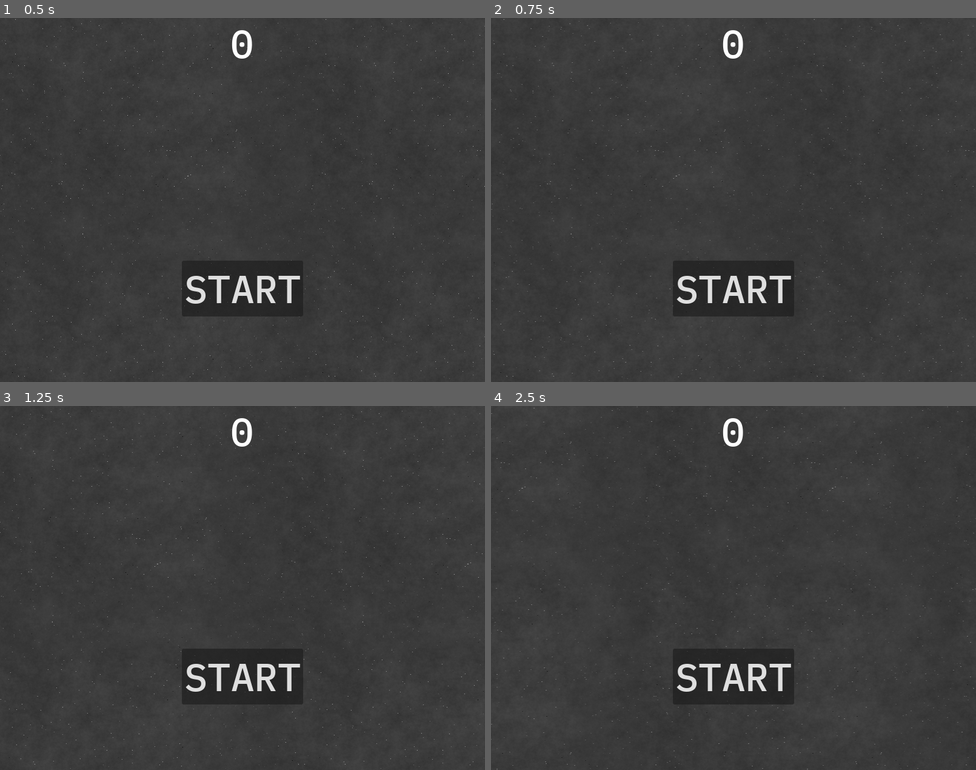
Above: before the commit, frames 1-4 (two rows, left to right).
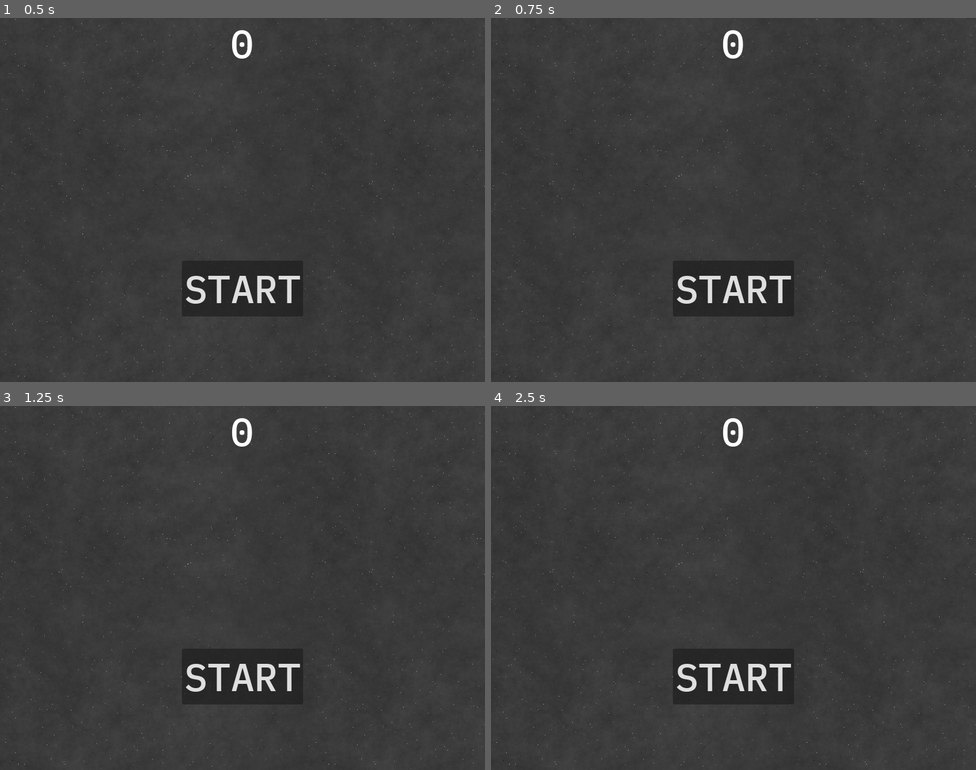
Above: after the commit, the same moments.

Repository: icfm-gamejams/CriticalMass
Game: Godot game, scene res://main.tscn
Same seed, same stepped clock (60 frames per second), same inputs: the game is played once before the commit and once after it. Sound files missing from this copy of the repository are replaced by a short silence.
Inputs:
- Up to frame 1 (0.5 s): no input
- Up to frame 2 (0.75 s): tap Enter at 0.5 s; hold Right (move_right) from 0.53 s (still down)
- Up to frame 3 (1.25 s): keep holding Right (move_right)
- Up to frame 4 (2.5 s): release Right (move_right) at 1.28 s; hold Down (move_down) 1.28-2.03 s; hold Right (move_right) from 2.03 s (still down)

Frame 1 is identical in both runs. In frame 2, 0.5% of the frame differs, in the area x 0-100%, y 0-100%; in frame 3, 0.4%; in frame 4, 0.5%.

Commit message:
added shaders to reduce textures, fixed game_over bug, added types to vars

Diff:
--- /dev/null
+++ b/asteroid.gdshader
@@ -0,0 +1,21 @@
+shader_type canvas_item;
+
+uniform vec4 aura_color = vec4(0.5, 0.5, 0.5, 1.0);
+
+void vertex() {
+	// Called for every vertex the material is visible on.
+}
+
+void fragment() {
+	vec4 c = texture(TEXTURE, UV);
+	if(c == vec4(1.0, 0.0, 1.0, 1.0))
+	{
+		c = aura_color;
+	}
+	COLOR = c;
+}
+
+//void light() {
+	// Called for every pixel for every light affecting the CanvasItem.
+	// Uncomment to replace the default light processing function with this one.
+//}
--- a/consumer.gd
+++ b/consumer.gd
@@ -1,11 +1,13 @@
 extends Area2D
+
+signal critical_mass_achieved
 
 @export var fragment_scene: PackedScene
 var main_scene: Node
-var consumer_size = 0
-var consumer_max_size = 0;
-var growth_rate = 0.5
-var critical_mass = 20
+var consumer_size: float = 0
+var consumer_max_size: float = 0;
+var growth_rate: float = 0.5
+var critical_mass: float = 10
 
 func _ready():
 	consumer_max_size = randf() + 0.5
@@ -14,15 +16,6 @@
 	$CollisionShape2D.scale = Vector2(consumer_size, consumer_size)
 
 func _process(delta):
-	pass
-	#var asteroids = main_scene.get_node("MobContainer").get_children()
-	#asteroids.push_back(main_scene.get_node("Player"))
-	#for mob in asteroids:
-		#if mob != self:
-			#var f = (10 * consumer_size * mob.consumer_size) / position.distance_squared_to(mob.position)
-			#mob.velocity += f * delta * (position - mob.position).normalized()
-
-func grow(delta):
 	if consumer_size < consumer_max_size:
 		consumer_size += growth_rate * delta
 		$Sprite2D.scale = Vector2(consumer_size, consumer_size)
@@ -30,8 +23,8 @@
 
 func consume(area):
 	var consumed = false
-	if area.is_in_group("mobs") or area.is_in_group("player"):
-		if area.consumer_size > consumer_size:
+	if area.is_in_group("consumers"):
+		if not self.is_in_group("critical_mass") and (area.consumer_size > consumer_size or area.is_in_group("critical_mass")):
 			consumed = true
 			var direction_vector : Vector2 = (position - area.position).normalized()
 			var offset = 45
@@ -45,5 +38,7 @@
 				main_scene.add_child(fragment)
 	elif area.is_in_group("fragments"):
 		consumer_max_size += area.size / 4
+		if consumer_max_size >= critical_mass:
+			critical_mass_achieved.emit(self)
 
 	return consumed
--- a/fragment.gd
+++ b/fragment.gd
@@ -2,10 +2,10 @@
 
 var size = 0
 
-var acceleration = Vector2.ZERO
-var velocity = Vector2.ZERO
-var max_velocity = 400
-var target : Node
+var acceleration: Vector2 = Vector2.ZERO
+var velocity: Vector2 = Vector2.ZERO
+var max_velocity: float = 400
+var target: Node
 
 func _ready():
 	$Sprite2D.scale = Vector2(size, size)
@@ -26,11 +26,12 @@
 	position += velocity * delta
 	rotate(deg_to_rad(50 * delta))
 
-
 func _on_area_entered(area):
-	if area.is_in_group("mobs") or area.is_in_group("player"):
+	if area.is_in_group("consumers"):
 		queue_free()
-
 
 func _on_collision_timer_timeout():
 	$CollisionShape2D.set_deferred("disabled", false)
+
+func _on_sprite_2d_draw():
+	$Sprite2D.material.set_shader_parameter("aura_color", Vector4(0.0, 1.0, 0.0, 1.0))
--- a/fragment.tscn
+++ b/fragment.tscn
@@ -1,7 +1,12 @@
-[gd_scene load_steps=4 format=3 uid="uid://dm0iy4xmc1ge3"]
+[gd_scene load_steps=6 format=3 uid="uid://dm0iy4xmc1ge3"]
 
 [ext_resource type="Script" path="res://fragment.gd" id="1_ot1i5"]
 [ext_resource type="Texture2D" uid="uid://cnemmaqhx64rl" path="res://art/Fragment1.png" id="2_5cj0u"]
+[ext_resource type="Shader" path="res://asteroid.gdshader" id="2_6ys8y"]
+
+[sub_resource type="ShaderMaterial" id="ShaderMaterial_mmiya"]
+shader = ExtResource("2_6ys8y")
+shader_parameter/aura_color = Vector4(0.5, 0.5, 0.5, 1)
 
 [sub_resource type="CircleShape2D" id="CircleShape2D_2ira1"]
 radius = 32.0
@@ -11,6 +16,8 @@
 metadata/_edit_group_ = true
 
 [node name="Sprite2D" type="Sprite2D" parent="."]
+texture_filter = 1
+material = SubResource("ShaderMaterial_mmiya")
 position = Vector2(-9.53674e-07, -1.43051e-06)
 scale = Vector2(1.7, 1.7)
 texture = ExtResource("2_5cj0u")
@@ -25,4 +32,5 @@
 autostart = true
 
 [connection signal="area_entered" from="." to="." method="_on_area_entered"]
+[connection signal="draw" from="Sprite2D" to="." method="_on_sprite_2d_draw"]
 [connection signal="timeout" from="CollisionTimer" to="." method="_on_collision_timer_timeout"]
--- a/main.gd
+++ b/main.gd
@@ -1,8 +1,8 @@
 extends Node
 
 @export var mob_scene: PackedScene
-var score
-var winner : Area2D
+var score: float
+var winner: Area2D
 
 func _ready():
 	$Player.position = $StartPosition.position
@@ -16,6 +16,8 @@
 	get_tree().call_group("mobs", "queue_free")
 	get_tree().call_group("fragments", "queue_free")
 	score = 0
+	if winner != null:
+		winner.remove_from_group("critical_mass")
 	winner = null
 	$Player.start($StartPosition.position)
 	$StartTimer.start()
@@ -25,11 +27,6 @@
 
 	for i in range(0, 250):
 		var mob = mob_scene.instantiate()
-
-		#mob.position = $StartPosition.position + Vector2(200, 0)
-		#mob.consumer_size = .5
-		#mob.consumer_max_size = .5
-
 		mob.position = Vector2(randf_range(0, 10432), 0).rotated(deg_to_rad(randf_range(0, 360)))
 
 		while $StartPosition.position - Vector2(250, 250) < mob.position && mob.position < $StartPosition.position + Vector2(250, 250):
@@ -43,26 +40,11 @@
 		$MobContainer.add_child(mob)
 		mob.main_scene = self
 
-		#if i == 1:
-			#mob.consumer_max_size = 20
-
 func _on_start_timer_timeout():
 	$ScoreTimer.start()
 
 func _on_score_timer_timeout():
 	$Player/HUD.update_score($Player.consumer_max_size)
-
-func _on_player_critical_mass_achieved(player):
-	if winner == null:
-		$Player.dead = true
-		game_over()
-		winner = player
-
-func set_winner(mob):
-	if winner == null:
-		$Player.dead = true
-		game_over()
-		winner = mob
 
 func _process(delta):
 	if winner != null:
@@ -70,9 +52,6 @@
 			var direction = (winner.position - $Player.position).normalized()
 			$Player.velocity += direction * 1000 * delta
 			$Player.position += $Player.velocity * delta
-
-		if $MobContainer.get_child_count() == 0:
-			game_over()
 
 		for mob in $MobContainer.get_children():
 			if mob != winner:
@@ -87,3 +66,12 @@
 
 func _on_background_music_finished():
 	$BackgroundMusic.play()
+
+func _on_critical_mass_achieved(consumer):
+	if winner == null:
+		winner = consumer
+		winner.add_to_group("critical_mass")
+		game_over()
+		$Player.input_available = false
+		if $Player == winner:
+			$Player.motion_available = false
--- a/main.tscn
+++ b/main.tscn
@@ -49,9 +49,8 @@
 
 [node name="BackgroundMusic" type="AudioStreamPlayer" parent="."]
 stream = ExtResource("6_o3epi")
-autoplay = true
 
-[connection signal="critical_mass_achieved" from="Player" to="." method="_on_player_critical_mass_achieved"]
+[connection signal="critical_mass_achieved" from="Player" to="." method="_on_critical_mass_achieved"]
 [connection signal="player_consumed" from="Player" to="." method="game_over"]
 [connection signal="start_game" from="Player" to="." method="new_game"]
 [connection signal="timeout" from="ScoreTimer" to="." method="_on_score_timer_timeout"]
--- a/mob.gd
+++ b/mob.gd
@@ -1,10 +1,9 @@
 extends "consumer.gd"
 
-var velocity = Vector2.ZERO
+var velocity: Vector2 = Vector2.ZERO
 
 func _process(delta):
 	super(delta)
-	grow(delta)
 	rotate(deg_to_rad(10 * delta))
 	position += velocity * delta
 
@@ -12,5 +11,7 @@
 	var consumed = consume(area)
 	if consumed:
 		queue_free()
-	elif consumer_max_size > critical_mass:
-		main_scene.set_winner(self)
+
+
+func _on_sprite_2d_draw():
+	$Sprite2D.material.set_shader_parameter("aura_color", Vector4(1.0, 0.0, 0.0, 1.0))
--- a/mob.tscn
+++ b/mob.tscn
@@ -1,21 +1,29 @@
-[gd_scene load_steps=5 format=3 uid="uid://opg86hm654ek"]
+[gd_scene load_steps=7 format=3 uid="uid://opg86hm654ek"]
 
 [ext_resource type="Script" path="res://mob.gd" id="1_kg3mr"]
 [ext_resource type="PackedScene" uid="uid://dm0iy4xmc1ge3" path="res://fragment.tscn" id="2_lti1y"]
-[ext_resource type="Texture2D" uid="uid://c6ffl2fisu7d1" path="res://art/Enemy.png" id="2_t2g1b"]
+[ext_resource type="Shader" path="res://asteroid.gdshader" id="3_2bc4q"]
+[ext_resource type="Texture2D" uid="uid://c6ffl2fisu7d1" path="res://art/Asteroid.png" id="3_sa3rn"]
+
+[sub_resource type="ShaderMaterial" id="ShaderMaterial_k5gfr"]
+shader = ExtResource("3_2bc4q")
+shader_parameter/aura_color = Vector4(0.5, 0.5, 0.5, 1)
 
 [sub_resource type="CircleShape2D" id="CircleShape2D_2alqs"]
 radius = 32.1403
 
-[node name="Mob" type="Area2D" groups=["mobs"]]
+[node name="Mob" type="Area2D" groups=["consumers", "mobs"]]
 script = ExtResource("1_kg3mr")
 fragment_scene = ExtResource("2_lti1y")
 metadata/_edit_group_ = true
 
 [node name="Sprite2D" type="Sprite2D" parent="."]
-texture = ExtResource("2_t2g1b")
+texture_filter = 1
+material = SubResource("ShaderMaterial_k5gfr")
+texture = ExtResource("3_sa3rn")
 
 [node name="CollisionShape2D" type="CollisionShape2D" parent="."]
 shape = SubResource("CircleShape2D_2alqs")
 
 [connection signal="area_entered" from="." to="." method="_on_area_entered"]
+[connection signal="draw" from="Sprite2D" to="." method="_on_sprite_2d_draw"]
--- a/player.gd
+++ b/player.gd
@@ -2,13 +2,14 @@
 
 signal player_consumed
 signal start_game
-signal critical_mass_achieved
 
-@export var speed = 200
-@export var max_velocity = 400
-var velocity  = Vector2.ZERO
-var border = 10432
-var dead = false
+@export var speed: float = 200
+@export var max_velocity: float = 400
+var velocity: Vector2  = Vector2.ZERO
+var border: float = 10432
+
+var input_available: bool = false
+var motion_available: bool = false
 
 func reset_size():
 	consumer_max_size = 1
@@ -17,23 +18,22 @@
 	$CollisionShape2D.scale = Vector2(consumer_size, consumer_size)
 
 func _ready():
+	hide()
 	reset_size()
-	hide()
-	$Camera2D.zoom.x = 1/consumer_size
-	$Camera2D.zoom.y = 1/consumer_size
+	$Camera2D.zoom.x = 1 / consumer_size
+	$Camera2D.zoom.y = 1 / consumer_size
 
 func _process(delta):
 	super(delta)
-	if !dead:
-		# update size
-		grow(delta)
 
-		# update camera zoom based on size
-		$Camera2D.zoom.x = 1/consumer_size
-		$Camera2D.zoom.y = 1/consumer_size
+	# update camera zoom based on size
+	$Camera2D.zoom.x = 1 / consumer_size
+	$Camera2D.zoom.y = 1 / consumer_size
 
+	var acceleration : Vector2 = Vector2.ZERO
+
+	if input_available:
 		# get input and apply to acceleration
-		var acceleration = Vector2.ZERO
 		if(Input.is_action_pressed("move_right")):
 			acceleration.x += 1
 		if(Input.is_action_pressed("move_left")):
@@ -47,10 +47,7 @@
 		if acceleration.length() > 0:
 			acceleration = acceleration.normalized() * speed
 
-		# clamp acceleration
-		acceleration.x = clamp(acceleration.x, -500, 500)
-		acceleration.y = clamp(acceleration.y, -500, 500)
-
+	if motion_available:
 		# update velocity
 		velocity += acceleration * delta
 
@@ -73,21 +70,23 @@
 	show()
 	reset_size()
 	velocity = Vector2.ZERO
-	dead = false
 	$CollisionShape2D.disabled = false
+	input_available = true
+	motion_available = true
 
 func _on_area_entered(area):
-	$Explosion.play()
-	var consumed = consume(area)
+	if get_tree().get_nodes_in_group("critical_mass").is_empty():
+		$Explosion.play()
+	var consumed: bool = consume(area)
 	if consumed:
-		reset_size()
 		hide()
-		dead = true
 		player_consumed.emit()
-		velocity = Vector2.ZERO
 		$CollisionShape2D.set_deferred("disabled", true)
-	elif consumer_max_size > critical_mass:
-		critical_mass_achieved.emit(self)
+		input_available = false
+		motion_available = false
 
 func _on_hud_start_game():
 	start_game.emit()
+
+func _on_draw():
+	$Sprite2D.material.set_shader_parameter("aura_color", Vector4(0.0, 0.0, 1.0, 1.0))
--- a/player.tscn
+++ b/player.tscn
@@ -1,21 +1,28 @@
-[gd_scene load_steps=7 format=3 uid="uid://bvfd38v8i4pat"]
+[gd_scene load_steps=9 format=3 uid="uid://bvfd38v8i4pat"]
 
 [ext_resource type="Script" path="res://player.gd" id="1_4o1mm"]
 [ext_resource type="PackedScene" uid="uid://dm0iy4xmc1ge3" path="res://fragment.tscn" id="2_eusel"]
-[ext_resource type="Texture2D" uid="uid://kqexmqro8iyo" path="res://art/Player.png" id="2_qlhqa"]
 [ext_resource type="PackedScene" uid="uid://cf6fw366qff6k" path="res://hud.tscn" id="3_2sxyx"]
+[ext_resource type="Shader" path="res://asteroid.gdshader" id="3_dati2"]
+[ext_resource type="Texture2D" uid="uid://c6ffl2fisu7d1" path="res://art/Asteroid.png" id="4_jtqno"]
 [ext_resource type="AudioStream" uid="uid://c57bwlnthq6w8" path="res://sounds/explosion.wav" id="5_v23vh"]
+
+[sub_resource type="ShaderMaterial" id="ShaderMaterial_5ybcf"]
+shader = ExtResource("3_dati2")
+shader_parameter/aura_color = Vector4(0.5, 0.5, 0.5, 1)
 
 [sub_resource type="CircleShape2D" id="CircleShape2D_33agt"]
 radius = 32.0
 
-[node name="Player" type="Area2D" groups=["player"]]
+[node name="Player" type="Area2D" groups=["consumers"]]
 script = ExtResource("1_4o1mm")
 fragment_scene = ExtResource("2_eusel")
 metadata/_edit_group_ = true
 
 [node name="Sprite2D" type="Sprite2D" parent="."]
-texture = ExtResource("2_qlhqa")
+texture_filter = 1
+material = SubResource("ShaderMaterial_5ybcf")
+texture = ExtResource("4_jtqno")
 
 [node name="CollisionShape2D" type="CollisionShape2D" parent="."]
 shape = SubResource("CircleShape2D_33agt")
@@ -28,4 +35,6 @@
 stream = ExtResource("5_v23vh")
 
 [connection signal="area_entered" from="." to="." method="_on_area_entered"]
+[connection signal="draw" from="." to="." method="_on_draw"]
+[connection signal="draw" from="Sprite2D" to="." method="_on_sprite_2d_draw"]
 [connection signal="start_game" from="HUD" to="." method="_on_hud_start_game"]
Binary file added: art/Asteroid.png
Not shown, changed: art/Asteroid.png.import
Binary file removed: art/Clouds.png
Not shown, removed: art/Clouds.png.import
Binary file changed: art/Enemy.png
Not shown, changed: art/Enemy.png.import
Binary file changed: art/Fragment1.png
Binary file changed: art/Fragment2.png
Binary file removed: art/Fragment3.png
Binary file removed: art/Player.png
Not shown, removed: art/Player.png.import
